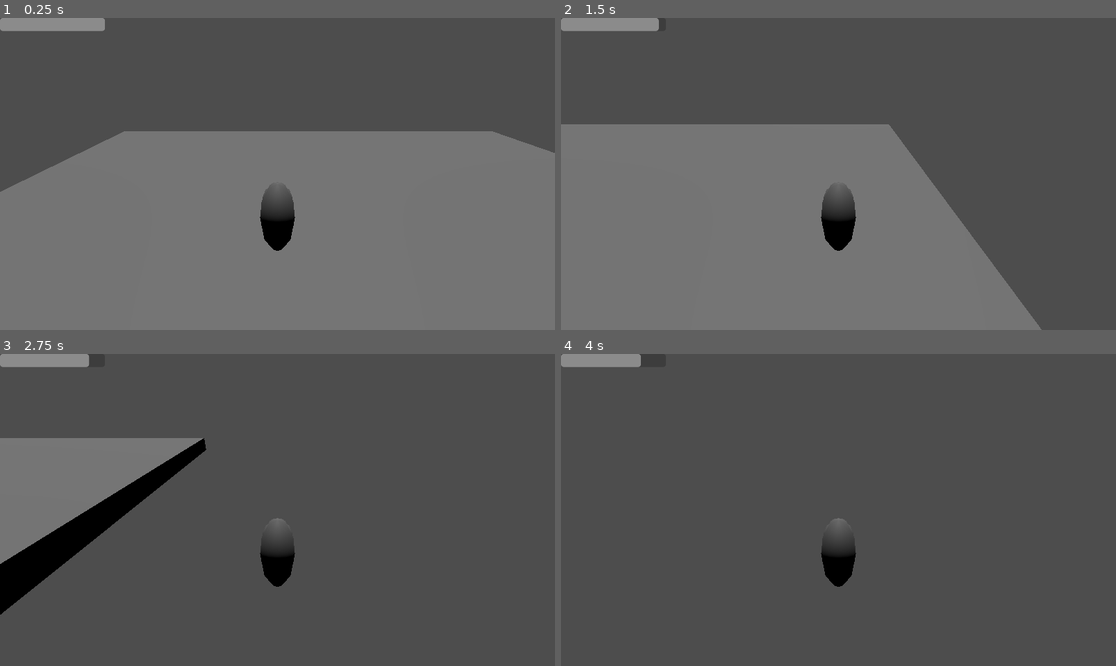
Above: before the commit, frames 1-4 (two rows, left to right).
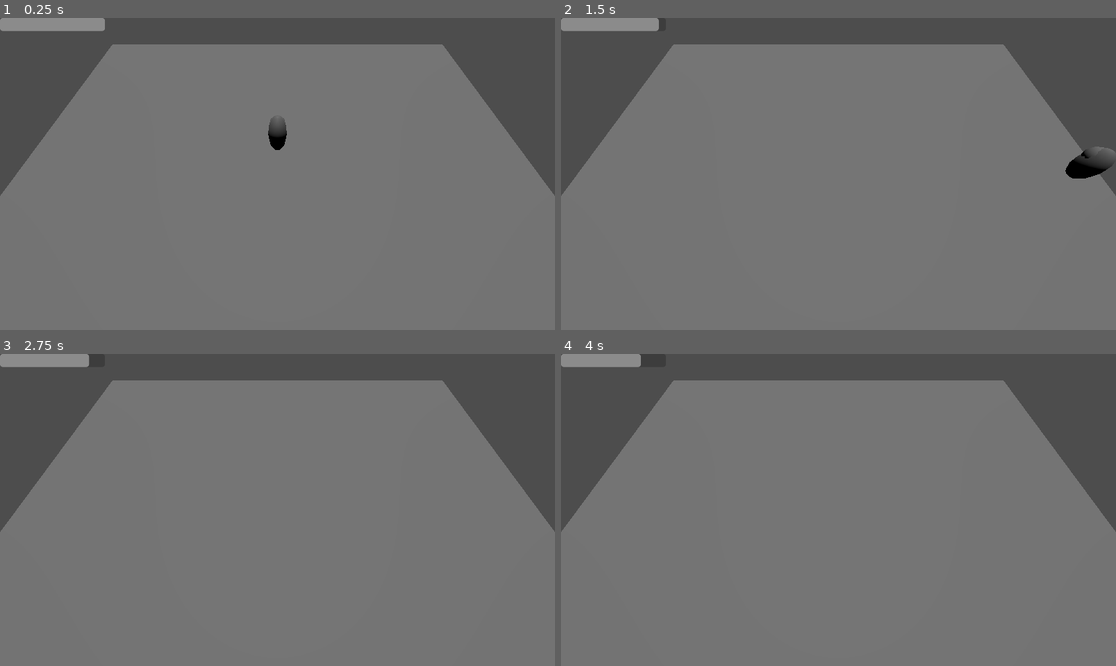
Above: after the commit, the same moments.

Repository: dueip/2024f_gamejam_misis
Game: Godot game, scene res://test_room.tscn
The game is run twice, just before and just after one commit, with the same random seed, the same clock (stepped at 60 frames per second) and the same inputs.
Inputs (mouse positions are in pixels of both pictures, inside the frame that each line leads up to):
- Up to frame 1 (0.25 s): no input
- Up to frame 2 (1.5 s): move the mouse to (960, 158) at 0.52 s; hold D (character_right) 0.53-1.28 s; tap Space (character_dash) at 0.6 s; move the mouse to (727, 189) at 1.27 s; hold S (character_back) from 1.28 s (still down); tap Shift (character_run) at 1.35 s
- Up to frame 3 (2.75 s): move the mouse to (333, 441) at 2.02 s; release S (character_back) at 2.03 s; hold D (character_right) from 2.03 s (still down); tap Space (character_dash) at 2.1 s
- Up to frame 4 (4 s): move the mouse to (810, 572) at 2.77 s; release D (character_right) at 2.78 s; hold W (character_up) 2.78-3.53 s; tap Shift (character_run) at 2.85 s; move the mouse to (1005, 556) at 3.52 s; hold A (character_left) from 3.53 s (still down); tap Space (character_dash) at 3.6 s

The runs differ from the first frame. In frame 1, 23% of the frame differs, in the area x 0-100%, y 8-75%; in frame 2, 37%; in frame 3, 78%; in frame 4, 82%, in the area x 0-100%, y 8-100%.

Commit message:
fix: Камера почти начала работать

Diff:
--- a/character.gd
+++ b/character.gd
@@ -17,7 +17,7 @@
 @export
 var stamina_lose: StaminaLoseResource
 @export
-var mouse_sens = 0.3
+var mouse_sens: float = 0.005
 
 
 var speed_multiplyer: float = 1.0
@@ -32,12 +32,20 @@
 
 func _ready():
 	seed("Byeworld".hash())
+	Input.warp_mouse(Vector2(self.position.x, self.position.y))
+	Input.set_mouse_mode(Input.MOUSE_MODE_CONFINED_HIDDEN)
+
+
+func _input(event):
+	if event is InputEventMouseMotion:
+		var normal = get_viewport().get_camera_3d().project_local_ray_normal(event.relative)
+
+		#self.rotate_y(normal.angle_to(self.position) * mouse_sens)
+		#self.rotate_y(event.relative.y * mouse_sens)
 
 
 
-var camera_anglev=0
-func _input(event):
-	pass
+
 func _physics_process(delta):
 	# Add the gravity.
 	if not is_on_floor():
--- a/character.tscn
+++ b/character.tscn
@@ -27,11 +27,6 @@
 [node name="CSGSphere3D" type="CSGSphere3D" parent="."]
 transform = Transform3D(0.790813, 0, 0, 0, 1, 0, 0, 0, 1, 0, 0.351693, 0.144255)
 
-[node name="CameraSpring" type="SpringArm3D" parent="."]
-transform = Transform3D(-1, 0, -8.74228e-08, -4.37114e-08, 0.866025, 0.5, 7.57103e-08, 0.5, -0.866025, 0, 3, -3)
-
-[node name="Camera" type="Camera3D" parent="CameraSpring"]
-
 [node name="DashTimer" type="Timer" parent="."]
 
 [node name="StaminaBar" parent="." instance=ExtResource("2_5nwxr")]
--- a/test_room.tscn
+++ b/test_room.tscn
@@ -16,9 +16,19 @@
 use_collision = true
 
 [node name="Character" parent="." instance=ExtResource("1_wsvjk")]
-transform = Transform3D(1, 0, 0, 0, 1, 0, 0, 0, 1, 2.24046, 2.02801, 0.614011)
+transform = Transform3D(1, 0, 0, 0, 1, 0, 0, 0, 1, 0, 2.60831, 0)
 stamina_lose = SubResource("Resource_clihd")
+
+[node name="RemoteTransform3D" type="RemoteTransform3D" parent="Character"]
+transform = Transform3D(-1, 5.96046e-08, -4.47035e-08, 1.49101e-08, 0.5, 0.866026, 1.19209e-07, 0.866026, -0.5, 0, 9.5199, -6.3242)
+remote_path = NodePath("../../Camera")
+use_global_coordinates = false
+update_scale = false
 
 [node name="DirectionalLight3D" type="DirectionalLight3D" parent="."]
 transform = Transform3D(1, 0, 0, 0, 0.206409, 0.978466, 0, -0.978466, 0.206409, 3.74477, 13.3325, 18.4079)
 light_energy = 0.58
+
+[node name="Camera" type="Camera3D" parent="."]
+unique_name_in_owner = true
+transform = Transform3D(-1, 1.60586e-07, -7.54979e-08, 1.49101e-08, 0.5, 0.866025, 1.76821e-07, 0.866025, -0.5, 0, 9.5199, -6.3242)
